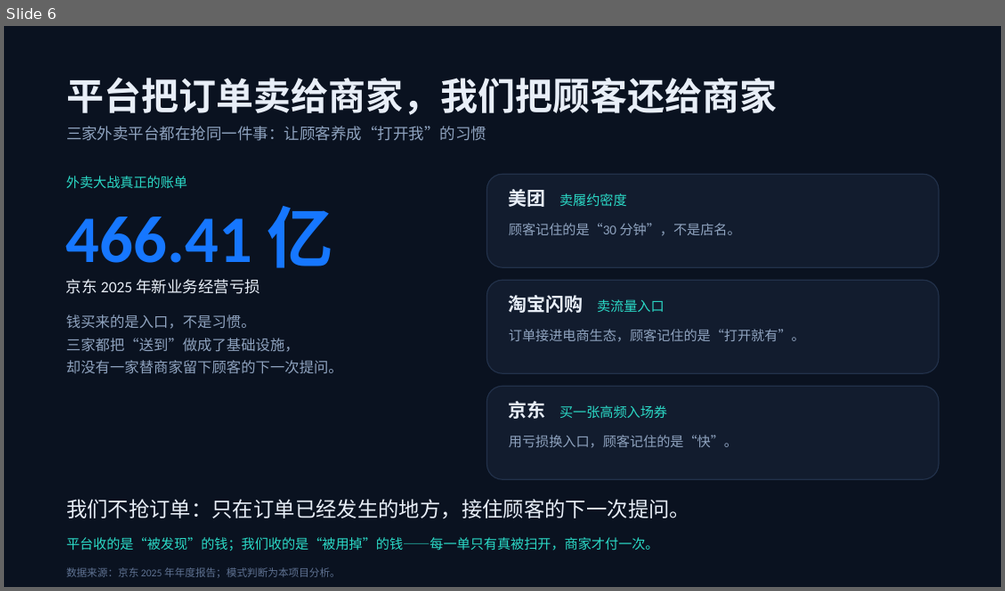
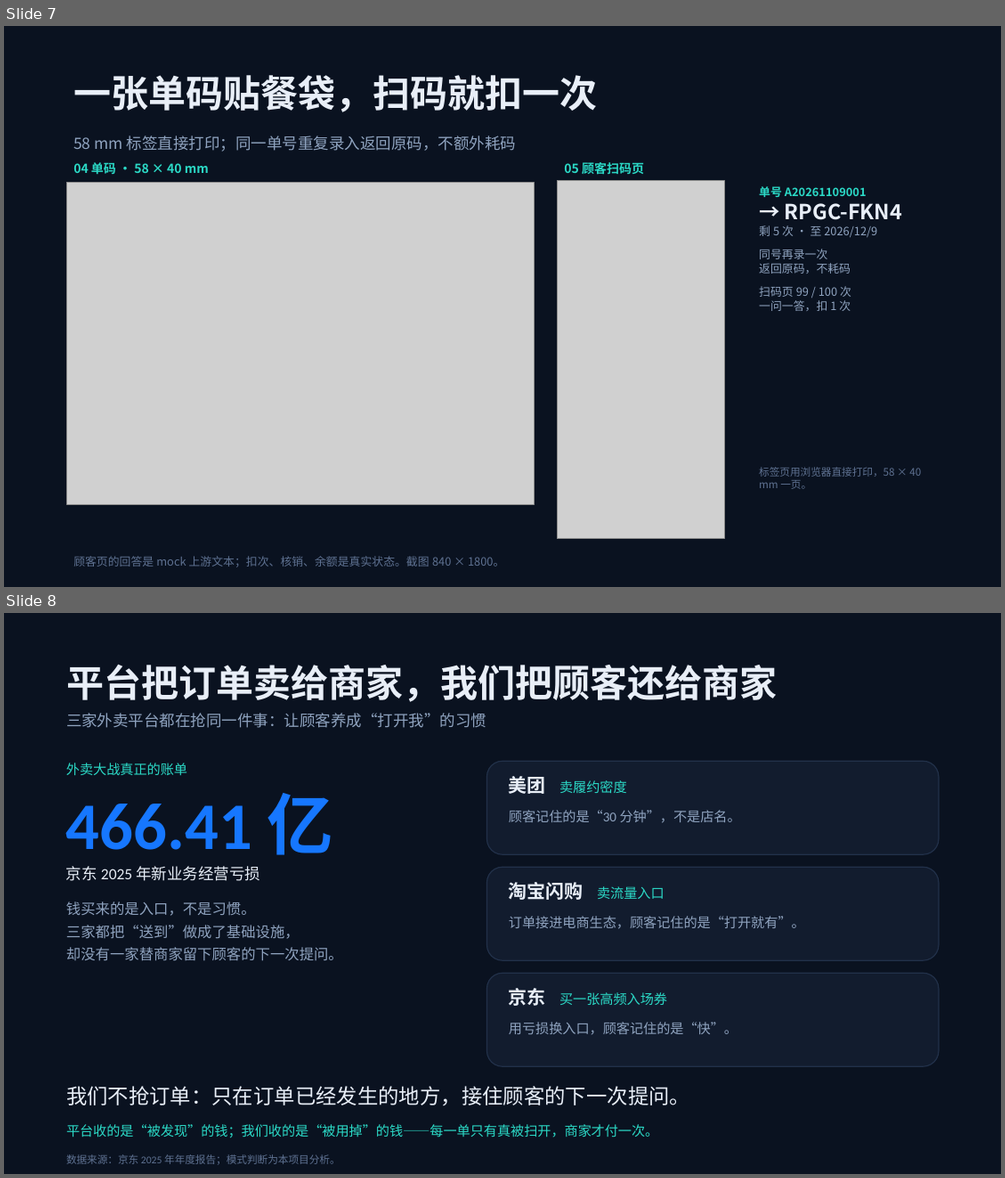
Before and after one commit to lizehao521/payathon-2026, a slide deck: docs/payathon/PAYATHON-2026-外卖AI.pptx. Shown one above the other, each under a label of ours: slide 6 before the commit, slides 7 and 8 after it. The pictures are 1005x591 and 1005x1178 pixels, drawn with LibreOffice and Linux fonts; fonts in the diff are those of the drawing; grey boxes stand for pictures. Boxes give left, top, right and bottom in pixels: in the first picture for what was removed or moved away, otherwise in the second. Text is boxed around its words. In the diff, an @@ line names an element or a change of style, - is before the commit and + after.

Commit message:
feat(showcase): 截图实证页 + 路演 PPT 补两页本机跑通
- showcase 新增 06 / LIVE RUN（商家台、收银台、出码、单码、扫码五张本地截图）
- 导航加入「实机跑通」，后续区块编号顺延为 07/08/09
- docs 静态镜像同步新构建与 shots；删除旧哈希资源
- 路演 PPT 在「码有三种出口」后新增两页：买包→付款→出码、单码→扫码扣次（15→17 页）

```diff
--- a/docs/payathon/PAYATHON-2026-外卖AI.pptx
+++ b/docs/payathon/PAYATHON-2026-外卖AI.pptx
@@ slide 7 added at [4,26,1001,587], background #0A1220 @@
@@ text added at [73,75,597,112], 36 pt, text #E8EEF7, bold @@
+一张单码贴餐袋，扫码就扣一次
@@ text added at [73,135,516,151], 15 pt, text #8FA3BF @@
+58 mm 标签直接打印；同一单号重复录入返回原码，不额外耗码
@@ picture added at [66,182,534,504] @@
@@ text added at [73,162,209,174], 12 pt, text #2BD9C6, bold @@
+04 单码 · 58 × 40 mm
@@ picture added at [558,180,725,539] @@
@@ text added at [564,162,644,174], 12 pt, text #2BD9C6, bold @@
+05 顾客扫码页
@@ text added at [759,186,902,311], 11 pt, text #8FA3BF @@
+单号 A20261109001
+→ RPGC-FKN4
+剩 5 次 · 至 2026/12/9
+同号再录一次
+返回原码，不耗码
+扫码页 99 / 100 次
+一问一答，扣 1 次
@@ text added at [759,467,921,489], 10 pt, text #5E7191 @@
+标签页用浏览器直接打印，58 × 40 mm 一页。
@@ text added at [73,556,504,567], 11 pt, text #5E7191 @@
+顾客页的回答是 mock 上游文本；扣次、核销、余额是真实状态。截图 840 × 1800。
@@ what was slide 6 is now slide 8 @@
```
Also in this commit, not shown: 1 other slide added, 20 other files.
